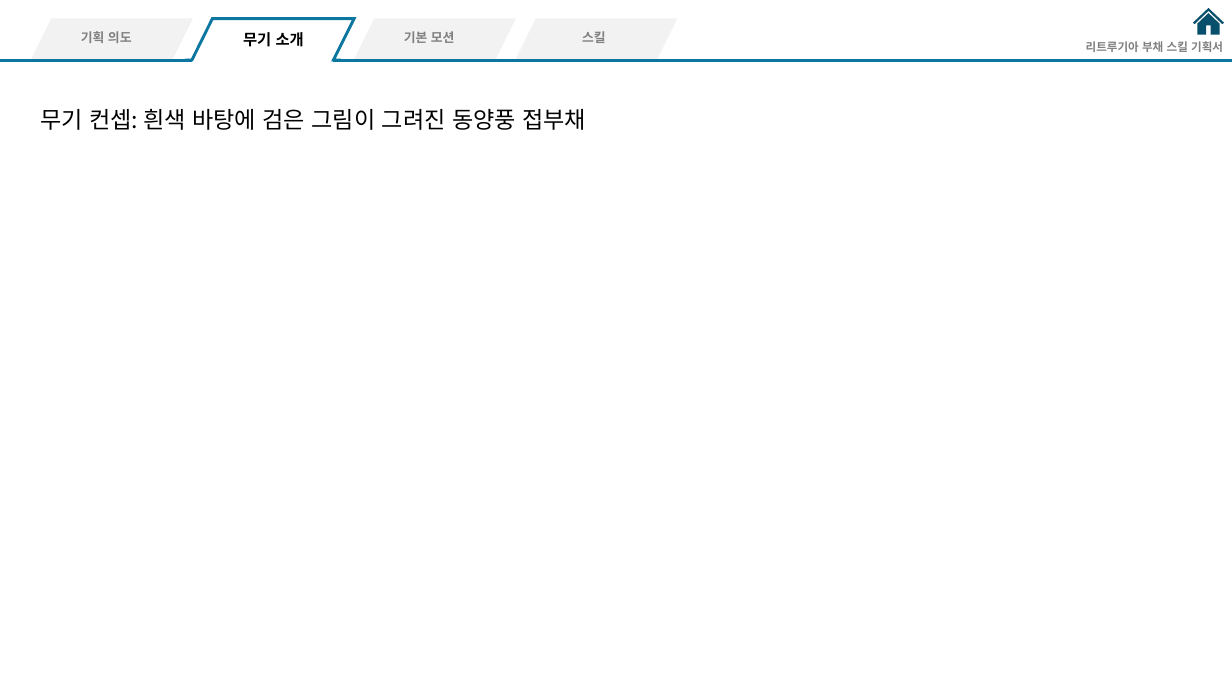
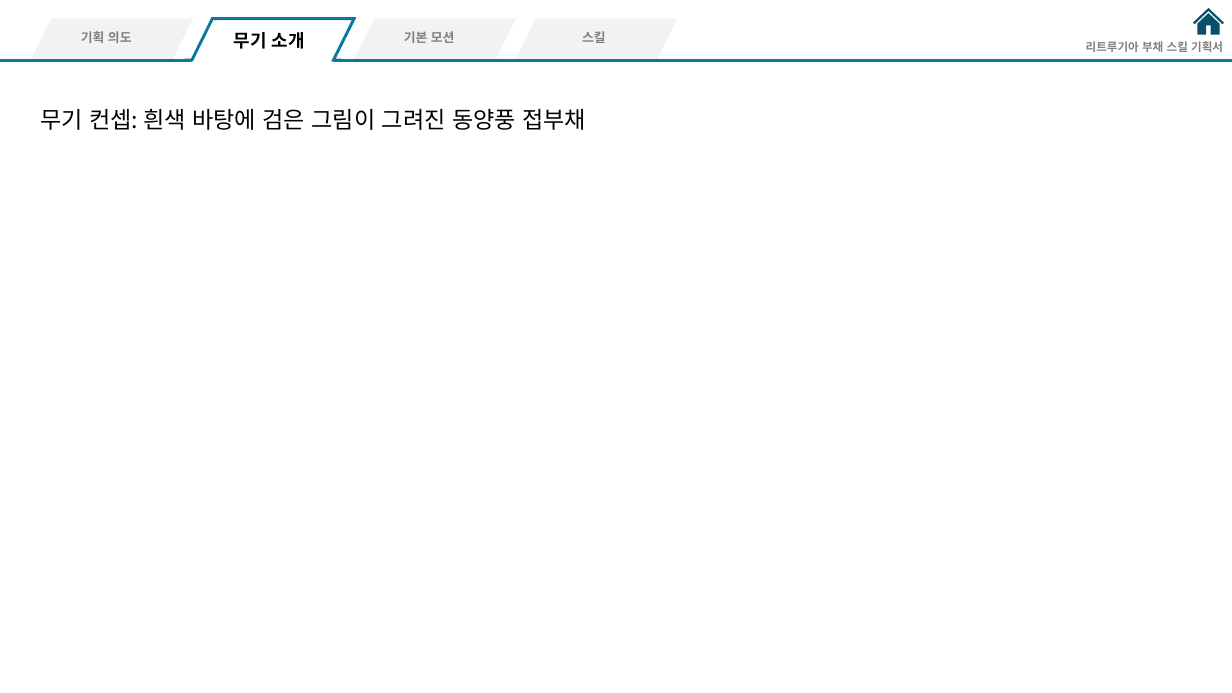
Before and after one commit to hjs0913/GameDesign, a slide deck: slide 5 of 액션&경영 RPG/스킬/리트루기아_부채스킬기획.pptx (slide 4 before the commit). Drawn at 1232x693 pixels with LibreOffice and Linux fonts; fonts in the diff are those of the drawing. Boxes give left, top, right and bottom in pixels: in the first picture for what was removed or moved away, otherwise in the second. Text is boxed around its words. In the diff, an @@ line names an element or a change of style, - is before the commit and + after.

```diff
--- a/액션&경영 RPG/스킬/리트루기아_부채스킬기획.pptx
+++ b/액션&경영 RPG/스킬/리트루기아_부채스킬기획.pptx
@@ text "무기 소개": place and size @@
-text "무기 소개" at (243, 32, 304, 47)
+text "무기 소개" at (234, 32, 305, 49)
@@ text "무기 소개" at (234, 32, 305, 49): size 12 to 14 pt @@
```
Also in this commit, not shown: 5 other slides changed, 3 slides added, 1 slide removed, 2 other files.
